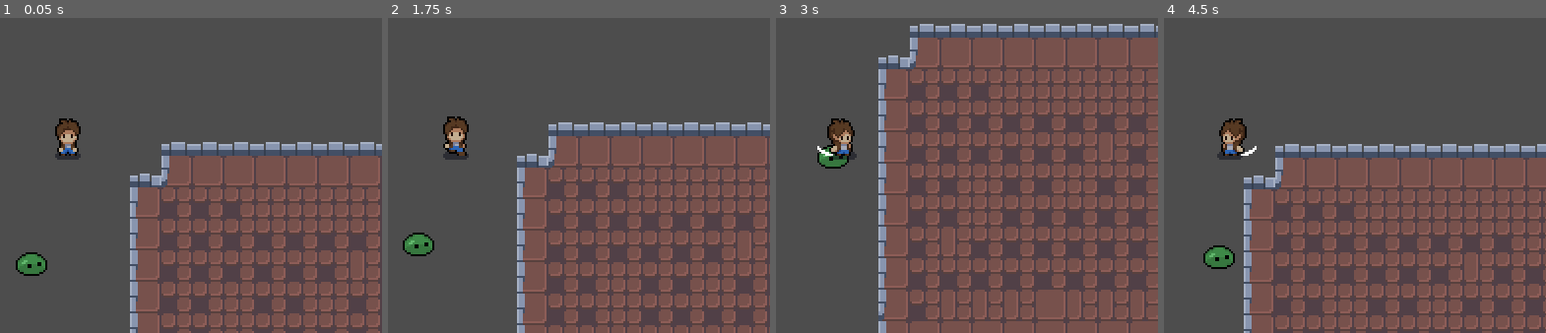
Above: before the commit, frames 1-4 (left to right).
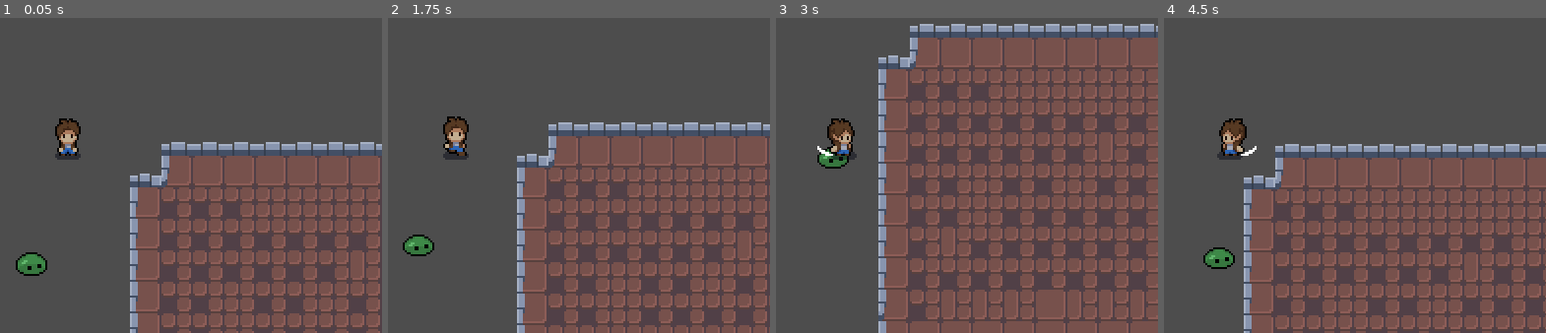
Above: after the commit, the same moments.

Repository: AlayandeWork/Rate.My.Hero
Game: Godot game, scene res://Nodes/Main/Main.tscn
Two runs of this game, one before a commit and one after it. Both use one fixed random seed, a clock stepped at 60 frames per second and the inputs below.
Inputs (mouse positions are in pixels of both pictures, inside the frame that each line leads up to):
- Up to frame 1 (0.05 s): no input
- Up to frame 2 (1.75 s): move the mouse to (594, 137) at 0.52 s; hold Right (Right) 0.53-1.28 s; hold Space (Attack) 0.53-1.28 s; move the mouse to (outside the picture) at 1.27 s; hold Down (Down) from 1.28 s (still down); tap Space (Attack) at 1.35 s
- Up to frame 3 (3 s): move the mouse to (905, 77) at 2.02 s; release Down (Down) at 2.03 s; hold Right (Right) 2.03-2.78 s; hold Space (Attack) 2.03-2.78 s; move the mouse to (810, 225) at 2.77 s; hold Up (Up) from 2.78 s (still down); tap Space (Attack) at 2.85 s
- Up to frame 4 (4.5 s): move the mouse to (1419, 210) at 3.52 s; release Up (Up) at 3.53 s; hold Space (Attack) 3.53-4.28 s; hold Left (Left) from 3.53 s (still down); move the mouse to (outside the picture) at 4.27 s; tap Space (Attack) at 4.35 s

The runs differ from the first frame. In frame 1, less than 0.1% of the frame differs, in the area x 7-11%, y 77-80%; in frame 2, 0.2%, in the area x 3-13%, y 68-74%; in frame 3, less than 0.1%; in frame 4, 0.2%.

Commit message:
referencing enemy node in player node

Diff:
--- a/Nodes/Enemy/enemy.gd
+++ b/Nodes/Enemy/enemy.gd
@@ -3,25 +3,28 @@
 var player = null
 var isChasingPlayer = false
 var enemySpeed = 20
+@onready var animated_sprite_2d = $AnimatedSprite2D
 
 func _physics_process(delta):
 	if isChasingPlayer:
 		position += (player.position - position)/enemySpeed
-		#print("Chasing Player")
+		animated_sprite_2d.play("run")
+
+		if (player.position.x - position.x)<0:
+			animated_sprite_2d.flip_h=true
+		else:
+			animated_sprite_2d.flip_h=false
 	else:
-		#print("Not Chasing Player")
-		pass
+		animated_sprite_2d.play("idle")
 
 func _on_enemy_detection_area_body_entered(body):
-	if body.is_in_group("player"):
-		player=body
-		isChasingPlayer = true
+	player=body
+	isChasingPlayer = true
 
 
 func _on_enemy_detection_area_body_exited(body):
-	if body.is_in_group("player"):
-		player=body
-		isChasingPlayer = false
+	player=null
+	isChasingPlayer = false
 
 func enemy():
 	pass
--- a/Nodes/Enemy/enemy.tscn
+++ b/Nodes/Enemy/enemy.tscn
@@ -107,7 +107,7 @@
 [sub_resource type="CircleShape2D" id="CircleShape2D_xqafn"]
 radius = 22.0
 
-[node name="Enemy" type="CharacterBody2D" groups=["enemy"]]
+[node name="Enemy" type="CharacterBody2D"]
 collision_layer = 4
 collision_mask = 2
 script = ExtResource("1_50py7")
--- a/Nodes/Hero/Hero.gd
+++ b/Nodes/Hero/Hero.gd
@@ -8,8 +8,6 @@
 var enemyInsidePlayerHitbox = false
 var playerIsalive= true
 var enemyCooldown = true
-
-var enemy=null
 
 
 enum {
@@ -26,6 +24,7 @@
 	animationTree.active = true
 
 func _physics_process(delta):
+	enemyIsAttacking()
 	match state:
 		MOVE:
 			move_state(delta)
@@ -62,11 +61,17 @@
 func attack_animation_finished():
 	state = MOVE
 
+func player():
+	pass
 
 func _on_player_detection_area_body_entered(body):
 	if body.has_method("enemy"):
-		print("Attacking")
-
+		enemyInsidePlayerHitbox=true
 
 func _on_player_detection_area_body_exited(body):
-	pass
+	if body.has_method("enemy"):
+		enemyInsidePlayerHitbox=false
+
+func enemyIsAttacking():
+	if enemyInsidePlayerHitbox:
+		print("player is taking damage")
--- a/Nodes/Hero/Hero.tscn
+++ b/Nodes/Hero/Hero.tscn
@@ -1025,7 +1025,7 @@
 [sub_resource type="CircleShape2D" id="CircleShape2D_w7q4v"]
 radius = 19.6469
 
-[node name="Hero" type="CharacterBody2D" groups=["player"]]
+[node name="Hero" type="CharacterBody2D"]
 process_mode = 3
 z_index = 2
 collision_layer = 2
